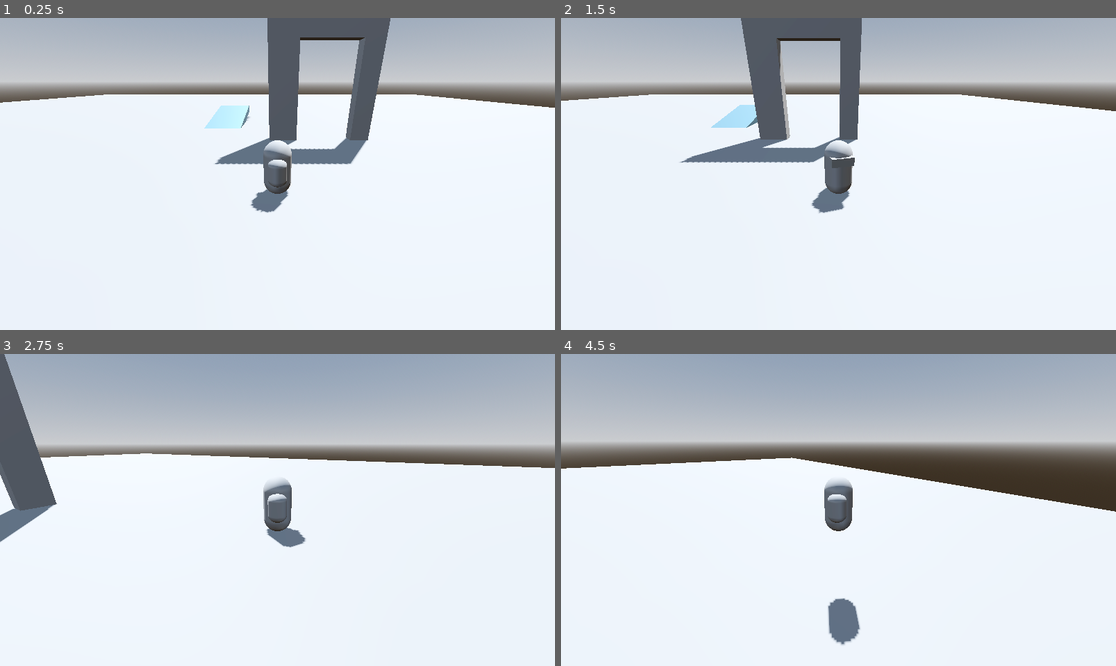
Above: before the commit, frames 1-4 (two rows, left to right).
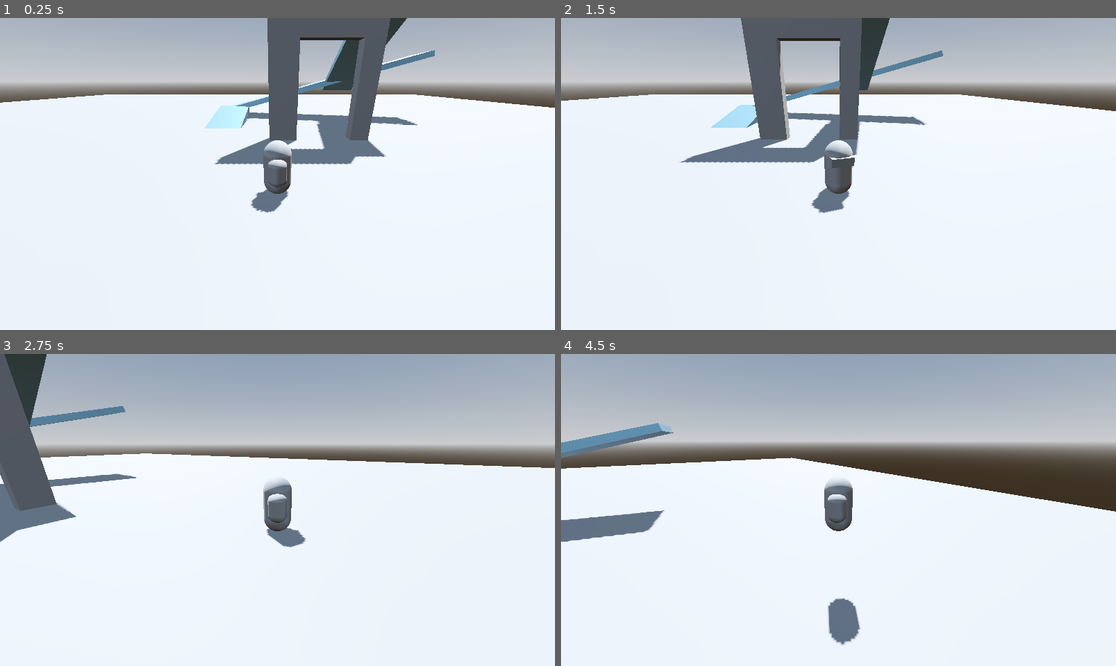
Above: after the commit, the same moments.

Repository: mahimtiwari/Shogai-Run
Game: Godot game, scene res://SceneTest3d.tscn
Same seed, same stepped clock (60 frames per second), same inputs: the game is played once before the commit and once after it.
Inputs (mouse positions are in pixels of both pictures, inside the frame that each line leads up to):
- Up to frame 1 (0.25 s): no input
- Up to frame 2 (1.5 s): tap Enter at 0.5 s; move the mouse to (960, 158) at 0.52 s; hold D (right) 0.53-1.28 s; tap Space (jump) at 0.6, 0.77, 1.07 s; move the mouse to (727, 189) at 1.27 s; hold S (back) from 1.28 s (still down); click (727, 189) at 1.35 s
- Up to frame 3 (2.75 s): tap Space (jump) at 1.52, 1.55, 1.82, 2.1 s; move the mouse to (288, 503) at 2.02 s; release S (back) at 2.03 s; hold W (forward) from 2.03 s (still down)
- Up to frame 4 (4.5 s): keep holding W (forward); move the mouse to (832, 516) at 2.77 s; click (832, 516) at 2.85 s; tap Space (jump) at 3.02, 3.05, 3.32, 3.6, 3.77, 4.07 s; move the mouse to (877, 513) at 3.52 s; move the mouse to (794, 506) at 4.27 s; click (794, 506) at 4.35 s

The runs differ from the first frame. In frame 1, 2.2% of the frame differs, in the area x 42-79%, y 0-45%; in frame 2, 2.0%; in frame 3, 2.1%; in frame 4, 2.0%.

Commit message:
commited some files

Diff:
--- a/SceneTest3d.tscn
+++ b/SceneTest3d.tscn
@@ -49,3 +49,15 @@
 use_collision = true
 size = Vector3(1.56201, 1, 1)
 material = SubResource("StandardMaterial3D_y8xcq")
+
+[node name="CSGBox3D4" type="CSGBox3D" parent="."]
+transform = Transform3D(-0.234884, -0.135932, -22.2491, -0.0073528, 0.512512, -5.93658, 2.85469, -0.00986438, -1.84595, 9.93142, 3.91373, -4.58439)
+use_collision = true
+size = Vector3(1.56201, 1, 1)
+material = SubResource("StandardMaterial3D_y8xcq")
+
+[node name="CSGBox3D5" type="CSGBox3D" parent="."]
+transform = Transform3D(2.10014, 0, 0, 0, 0.395415, 5.45755, 0, -0.202292, 10.6677, 12.3628, 6.32871, 1.21573)
+use_collision = true
+size = Vector3(1.56201, 1, 1)
+material = SubResource("StandardMaterial3D_y8xcq")
--- a/player.gd
+++ b/player.gd
@@ -11,7 +11,6 @@
 @export var rotation_speed := 8.0
 @export var jump_velocity := 12.0
 
-
 var _last_movement_direction := Vector3.FORWARD
 var _camera_input_direction := Vector2.ZERO
 var _gravity := -30.0
@@ -19,13 +18,12 @@
 @onready var _camera_pivot: Node3D = %CameraPivot
 @onready var _camera: Node3D = %CameraPivot/Camera3D
 @onready var _character_solidObj = %CollisionShape3D
+
 func _input(event: InputEvent) -> void:
 	if event.is_action_pressed("left_click"):
 		Input.mouse_mode = Input.MOUSE_MODE_CAPTURED
 	if event.is_action_pressed("ui_cancel"):
 		Input.mouse_mode = Input.MOUSE_MODE_VISIBLE
-
-
 
 func _unhandled_input(event: InputEvent) -> void:
 
@@ -45,7 +43,6 @@
 	)
 
 	_camera_pivot.rotation.y -= _camera_input_direction.x * delta
-
 	_camera_input_direction = Vector2.ZERO
 
 	var raw_Inp := Input.get_vector("left", "right", "forward", "back")
@@ -62,8 +59,8 @@
 	velocity = velocity.move_toward(move_direction * move_speed,
 	 acceleration * delta)
 
+	# jumping and falling
 	velocity.y = y_velocity + _gravity*delta
-
 	var is_starting_jump := Input.is_action_just_pressed("jump") and is_on_floor()
 	if is_starting_jump:
 		velocity.y += jump_velocity
@@ -71,8 +68,8 @@
 	move_and_slide()
 
 	if move_direction.length() >0.2:
+		_last_movement_direction = move_direction
 
-		_last_movement_direction = move_direction
 	var t_angle := Vector3.FORWARD.signed_angle_to(
 		_last_movement_direction,
 		Vector3.UP)
Not shown, added: character.blend
